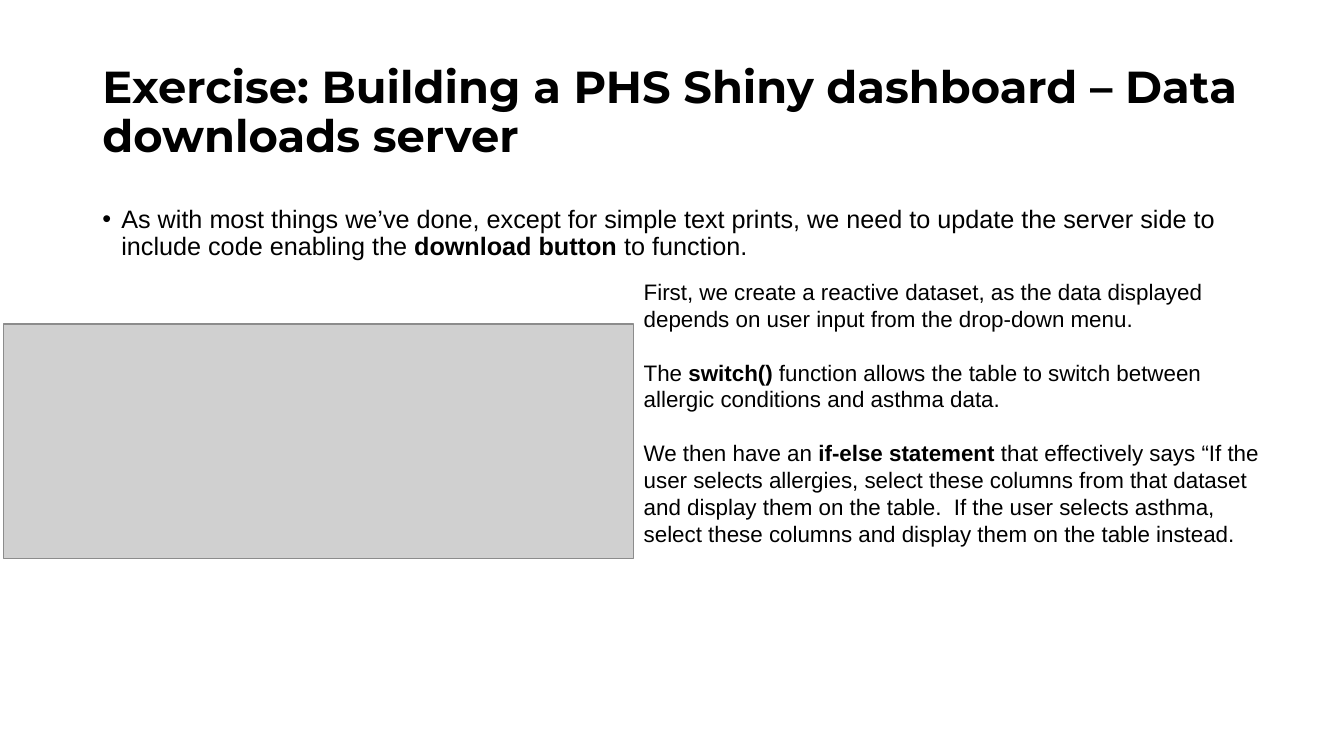
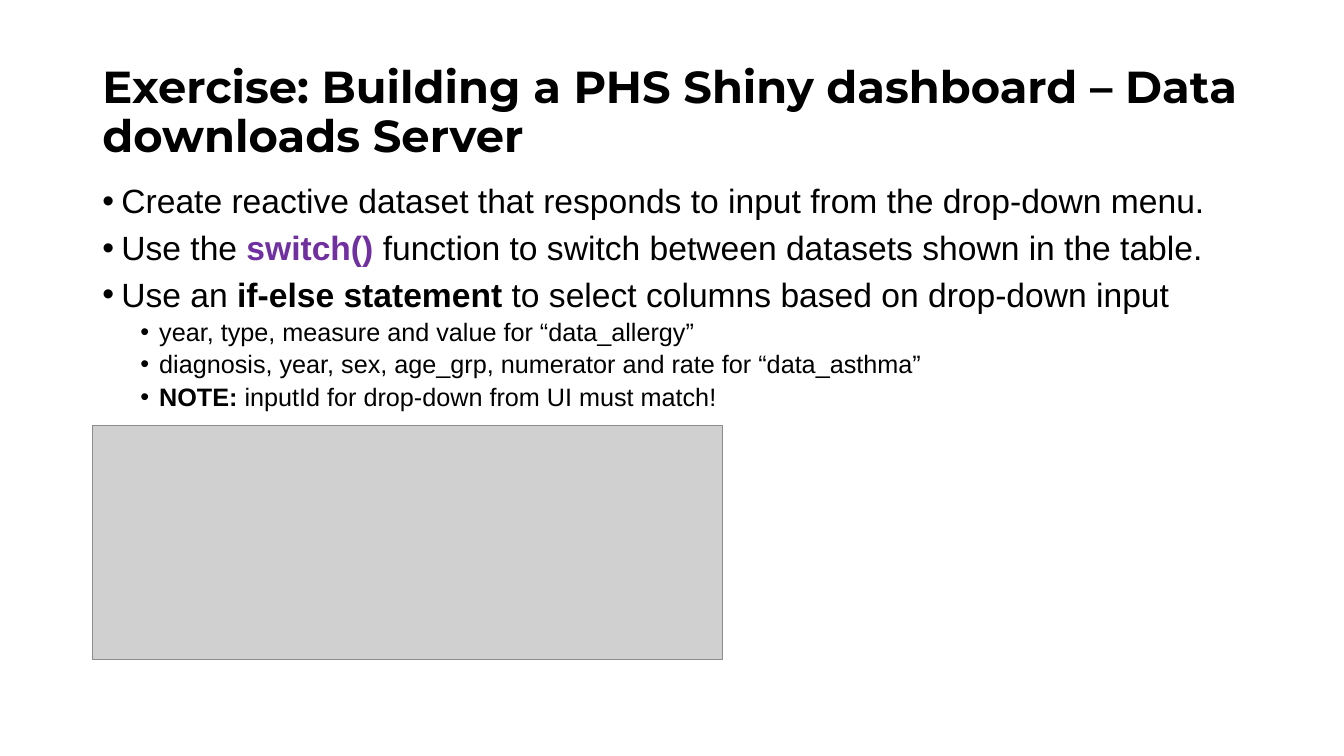
Before and after one commit to Public-Health-Scotland/learn-shiny, a slide deck: slide 30 of Day 2/slides/Shiny_Day_2.pptx. Drawn at 1344x756 pixels with LibreOffice and Linux fonts; fonts in the diff are those of the drawing; grey boxes stand for pictures; background and template pictures are left out. Boxes give left, top, right and bottom in pixels: in the first picture for what was removed or moved away, otherwise in the second. Text is boxed around its words. In the diff, an @@ line names an element or a change of style, - is before the commit and + after.

Commit message:
Add files via upload
Changes to day two to match day 1 in style

```diff
--- a/Day 2/slides/Shiny_Day_2.pptx
+++ b/Day 2/slides/Shiny_Day_2.pptx
@@ title at (102,67,1237,153): text changed @@
-Exercise: Building a PHS Shiny dashboard – Data downloads server
+Exercise: Building a PHS Shiny dashboard – Data downloads Server
@@ text at (121,188,1204,412): text changed; size 18 to 24 pt @@
-• As with most things we’ve done, except for simple text prints, we need to update the server side to include code enabling the download button to function.
+• Create reactive dataset that responds to input from the drop-down menu.
+• Use the switch() function to switch between datasets shown in the table.
+• Use an if-else statement to select columns based on drop-down input
+  • year, type, measure and value for “data_allergy”
+  • diagnosis, year, sex, age_grp, numerator and rate for “data_asthma”
+  • NOTE: inputId for drop-down from UI must match!
@@ text removed at (644,283,1259,547) @@
-First, we create a reactive dataset, as the data displayed depends on user input from the drop-down menu.
-The switch() function allows the table to switch between allergic conditions and asthma data.
-We then have an if-else statement that effectively says “If the user selects allergies, select these columns from that dataset and display them on the table. If the user selects asthma, select these columns and display them on the table instead.
@@ picture: place and size @@
-picture at (4,324,634,558)
+picture at (93,425,723,659)
```
Also in this commit, not shown: 33 other slides changed, 1 other file.
